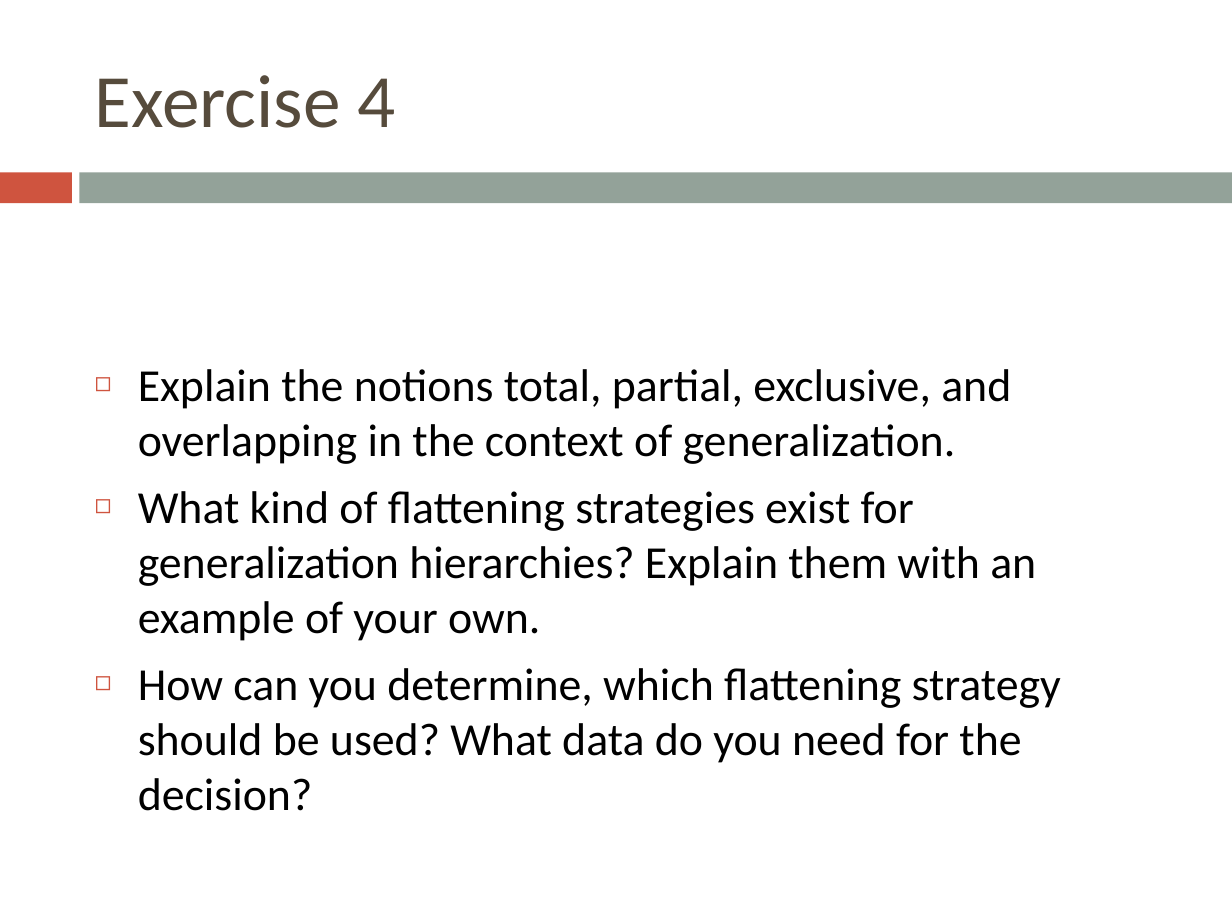
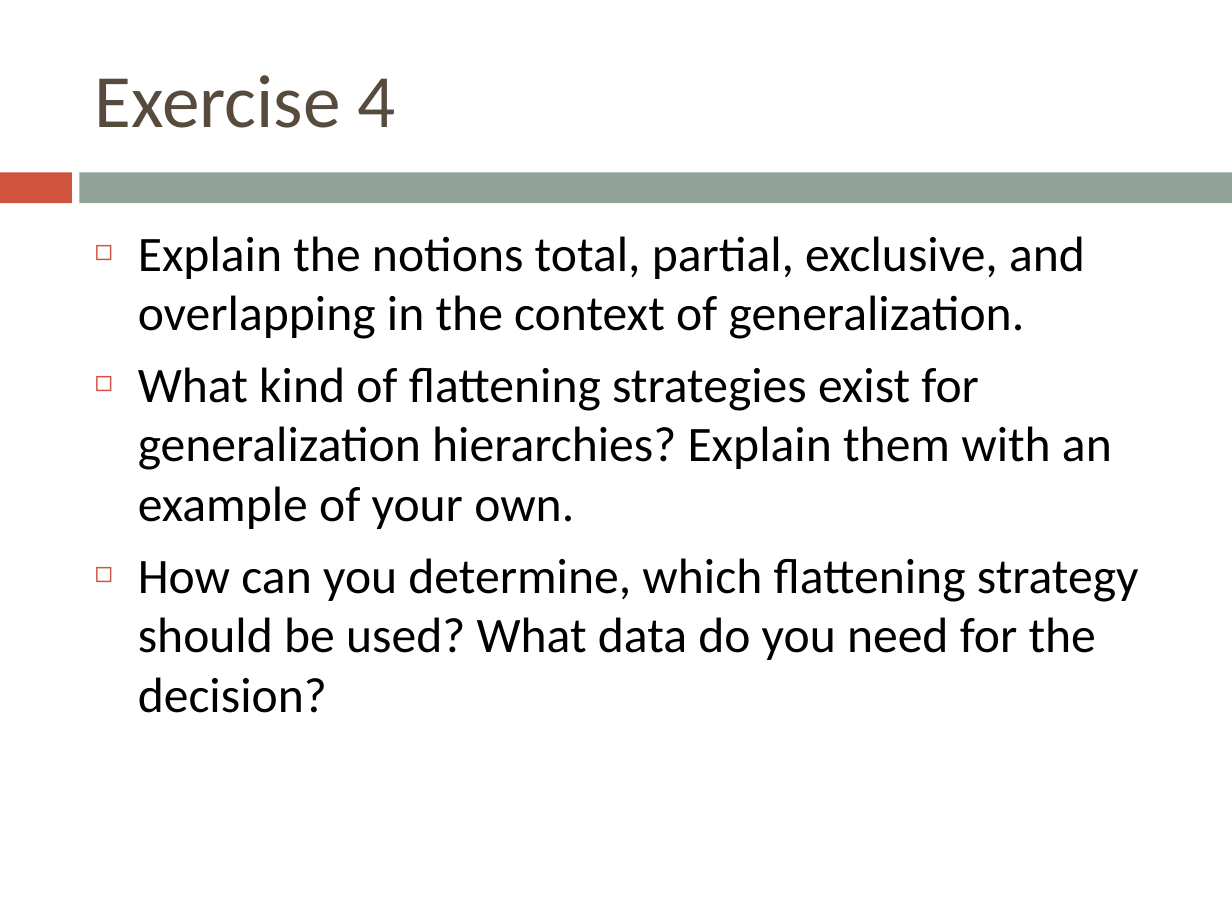
Before and after one commit to bugxd/DBTech, a slide deck: slide 37 of Assignment_4.pptx. Drawn at 1232x924 pixels with LibreOffice and Linux fonts; fonts in the diff are those of the drawing. Boxes give left, top, right and bottom in pixels: in the first picture for what was removed or moved away, otherwise in the second. Text is boxed around its words. In the diff, an @@ line names an element or a change of style, - is before the commit and + after.

```diff
--- a/Assignment_4.pptx
+++ b/Assignment_4.pptx
@@ text "Explain the notions total, partial, ..." at bbox=[138, 236, 1139, 713]: size 26.8 to 29 pt @@
```
Also in this commit, not shown: 5 other slides changed.
